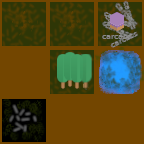
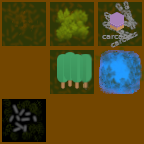
Comparing the layer stacks of the two 144x144 images. Changes:
painted on "Background" over [55,7,90,42]
